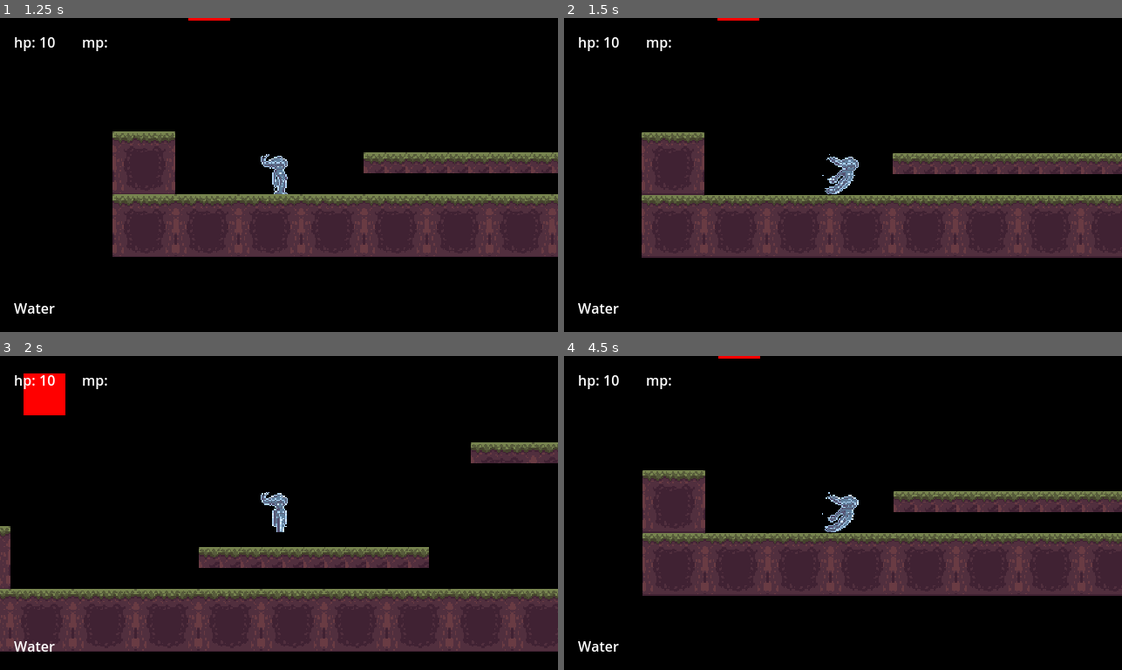
Above: before the commit, frames 1-4 (two rows, left to right).
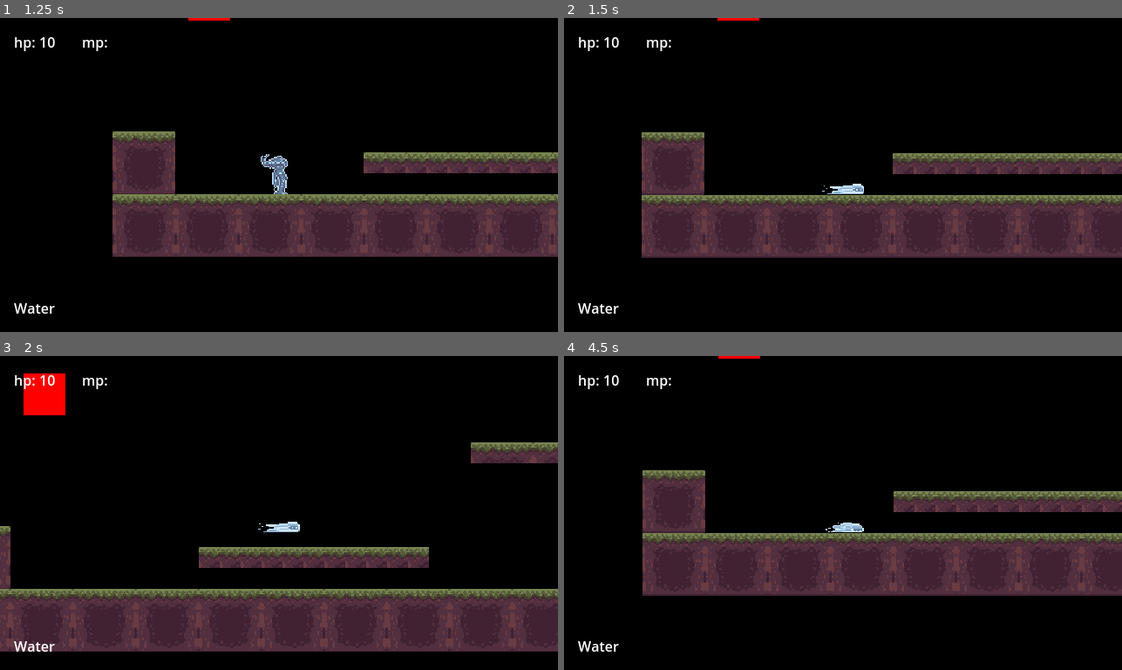
Above: after the commit, the same moments.

Repository: Enweave/pj16
Game: Godot game, scene res://Levels/System/main_menu_level.tscn
Two runs of this game, one before a commit and one after it. Both use one fixed random seed, a clock stepped at 60 frames per second and the inputs below.
Inputs (mouse positions are in pixels of both pictures, inside the frame that each line leads up to):
- Up to frame 1 (1.25 s): click "Start game" at 0.5 s
- Up to frame 2 (1.5 s): tap Enter at 1.25 s; move the mouse to (965, 159) at 1.27 s; hold D (input_MoveRight) from 1.28 s (still down); tap J (input_Fire) at 1.35 s; click (965, 159) at 1.42 s
- Up to frame 3 (2 s): keep holding D (input_MoveRight); tap Space (input_Jump) at 1.52 s
- Up to frame 4 (4.5 s): release D (input_MoveRight) at 2 s; drag from (731, 528) to (848, 513) at 2.02 s; tap Space (input_Jump) at 2.75 s; move the mouse to (898, 443) at 2.77 s; hold A (input_MoveLeft) 2.78-3.5 s; tap Delete at 2.85 s; drag from (815, 575) to (675, 465) at 3.52 s; tap Enter at 4.25 s; move the mouse to (1010, 560) at 4.27 s; hold D (input_MoveRight) from 4.28 s (still down); tap V at 4.35 s

Frame 1 is identical in both runs. In frame 2, 0.5% of the frame differs, in the area x 46-54%, y 43-57%; in frame 3, 0.4%; in frame 4, 0.5%.

Commit message:
ability switch lock + water slide anim

Diff:
--- /dev/null
+++ b/Actors/Characters/Player/Abilities/ability_inventory.gd
@@ -0,0 +1,126 @@
+extends Node2D
+class_name AbilityInventory
+
+@export var fire_ability: FeatureBase = null
+@export var water_ability: FeatureBase = null
+@export var earth_ability: FeatureBase = null
+enum ElementCombinations {
+    FIRE,
+    WATER,
+    EARTH,
+    FIRE_WATER,
+    FIRE_EARTH,
+    WATER_EARTH,
+}
+signal CombinationUnlocked
+signal CombinationSwitched
+signal SwitchAllowChanged(arg: bool)
+var _switching_allowed: bool = true
+
+var _unlocked_combinations: Array = [
+ElementCombinations.EARTH,
+ElementCombinations.FIRE,
+ElementCombinations.WATER,
+ElementCombinations.FIRE_WATER,
+ElementCombinations.FIRE_EARTH,
+ElementCombinations.WATER_EARTH
+]
+
+var _current_combination: ElementCombinations = ElementCombinations.WATER
+var _current_ability: FeatureBase = null
+var _previous_element: Constants.Elements = Constants.Elements.Earth
+const SINGLE_ELEMENT: bool = true
+
+
+func get_current_ability() -> FeatureBase:
+    return _current_ability
+
+func set_switching_allowed(in_allowed: bool) -> void:
+    SwitchAllowChanged.emit(in_allowed)
+    _switching_allowed = in_allowed
+
+
+func unlock_combination(in_combination: ElementCombinations) -> void:
+    if _unlocked_combinations.find(in_combination) == -1:
+        _unlocked_combinations.append(in_combination)
+        CombinationUnlocked.emit()
+
+
+func _switch_ability(in_combination: ElementCombinations):
+    match in_combination:
+        ElementCombinations.FIRE:
+            _current_ability = fire_ability
+        ElementCombinations.WATER:
+            _current_ability = water_ability
+        ElementCombinations.EARTH:
+            _current_ability = earth_ability
+
+        # TODO: Implement combination abilities
+        ElementCombinations.FIRE_WATER:
+            _current_ability = water_ability
+        ElementCombinations.FIRE_EARTH:
+            _current_ability = earth_ability
+        ElementCombinations.WATER_EARTH:
+            _current_ability = earth_ability
+    CombinationSwitched.emit()
+
+
+func switch(in_element: Constants.Elements) -> bool:
+    if not _switching_allowed:
+        return false
+
+    if SINGLE_ELEMENT:
+        _previous_element = in_element
+        match in_element:
+            Constants.Elements.Fire:
+                _current_combination = ElementCombinations.FIRE
+            Constants.Elements.Water:
+                _current_combination = ElementCombinations.WATER
+            Constants.Elements.Earth:
+                _current_combination = ElementCombinations.EARTH
+        _switch_ability(_current_combination)
+        return true
+    var new_combination: ElementCombinations = _current_combination
+
+    if _previous_element == in_element:
+        match in_element:
+            Constants.Elements.Fire:
+                new_combination = ElementCombinations.FIRE
+            Constants.Elements.Water:
+                new_combination = ElementCombinations.WATER
+            Constants.Elements.Earth:
+                new_combination = ElementCombinations.EARTH
+
+    else:
+        match _previous_element:
+            Constants.Elements.Fire:
+                match in_element:
+                    Constants.Elements.Water:
+                        new_combination = ElementCombinations.FIRE_WATER
+                    Constants.Elements.Earth:
+                        new_combination = ElementCombinations.FIRE_EARTH
+            Constants.Elements.Water:
+                match in_element:
+                    Constants.Elements.Fire:
+                        new_combination = ElementCombinations.FIRE_WATER
+                    Constants.Elements.Earth:
+                        new_combination = ElementCombinations.WATER_EARTH
+            Constants.Elements.Earth:
+                match in_element:
+                    Constants.Elements.Fire:
+                        new_combination = ElementCombinations.FIRE_EARTH
+                    Constants.Elements.Water:
+                        new_combination = ElementCombinations.WATER_EARTH
+
+    if _unlocked_combinations.find(new_combination) != -1:
+        _previous_element = in_element
+        _current_combination = new_combination
+
+        _switch_ability(_current_combination)
+        return true
+    return false
+
+
+func set_combination(in_combination: ElementCombinations) -> void:
+    _current_combination = in_combination
+    _switch_ability(_current_combination)
--- /dev/null
+++ b/Actors/Characters/Player/Abilities/ability_inventory.tscn
@@ -0,0 +1,6 @@
+[gd_scene load_steps=2 format=3 uid="uid://biy5nchgtsjbj"]
+
+[ext_resource type="Script" path="res://Actors/Characters/Player/Abilities/ability_inventory.gd" id="1_6y2gl"]
+
+[node name="AbilityInventory" type="Node2D"]
+script = ExtResource("1_6y2gl")
--- a/Actors/Characters/Player/Abilities/water_ability.gd
+++ b/Actors/Characters/Player/Abilities/water_ability.gd
@@ -11,7 +11,8 @@
 			0.01,
 			1.5,
 			0,
-			false)
+			false,
+			"water_slide")
 
 		self.Activation.connect(_on_water_activation)
 		self.CooldownPassed.connect(_on_water_cooldown_passed)
--- a/Actors/Characters/Player/ability_inventory.gd
+++ /dev/null
@@ -1,89 +0,0 @@
-extends Node
-
-class_name AbilityInventory
-
-enum ElementCombinations {
-	FIRE,
-	WATER,
-	EARTH,
-	FIRE_WATER,
-	FIRE_EARTH,
-	WATER_EARTH,
-}
-
-signal CombinationUnlocked
-signal CombinationSwitched
-
-var _switching_allowed: bool = true
-var _unlocked_combinations: Array = [
-	ElementCombinations.EARTH,
-	ElementCombinations.FIRE,
-	ElementCombinations.WATER,
-	ElementCombinations.FIRE_WATER,
-	ElementCombinations.FIRE_EARTH,
-	ElementCombinations.WATER_EARTH
-]
-var _current_combination: ElementCombinations = ElementCombinations.WATER
-var _previous_element: Constants.Elements = Constants.Elements.Earth
-
-const SINGLE_ELEMENT: bool = true
-
-func unlock_combination(in_combination: ElementCombinations) -> void:
-	if _unlocked_combinations.find(in_combination) == -1:
-		_unlocked_combinations.append(in_combination)
-		CombinationUnlocked.emit()
-
-func switch(in_element: Constants.Elements) -> bool:
-	if not _switching_allowed:
-		return false
-
-	if SINGLE_ELEMENT:
-		_previous_element = in_element
-		match in_element:
-			Constants.Elements.Fire:
-				_current_combination = ElementCombinations.FIRE
-			Constants.Elements.Water:
-				_current_combination = ElementCombinations.WATER
-			Constants.Elements.Earth:
-				_current_combination = ElementCombinations.EARTH
-		CombinationSwitched.emit()
-		return true
-	var new_combination: ElementCombinations = _current_combination
-
-	if _previous_element == in_element:
-		match in_element:
-			Constants.Elements.Fire:
-				new_combination = ElementCombinations.FIRE
-			Constants.Elements.Water:
-				new_combination = ElementCombinations.WATER
-			Constants.Elements.Earth:
-				new_combination = ElementCombinations.EARTH
-
-	else:
-		match _previous_element:
-			Constants.Elements.Fire:
-				match in_element:
-					Constants.Elements.Water:
-						new_combination = ElementCombinations.FIRE_WATER
-					Constants.Elements.Earth:
-						new_combination = ElementCombinations.FIRE_EARTH
-			Constants.Elements.Water:
-				match in_element:
-					Constants.Elements.Fire:
-						new_combination = ElementCombinations.FIRE_WATER
-					Constants.Elements.Earth:
-						new_combination = ElementCombinations.WATER_EARTH
-			Constants.Elements.Earth:
-				match in_element:
-					Constants.Elements.Fire:
-						new_combination = ElementCombinations.FIRE_EARTH
-					Constants.Elements.Water:
-						new_combination = ElementCombinations.WATER_EARTH
-
-	if _unlocked_combinations.find(new_combination) != -1:
-		_previous_element = in_element
-		_current_combination = new_combination
-
-		CombinationSwitched.emit()
-		return true
-	return false
--- a/Actors/Characters/Player/player_character.gd
+++ b/Actors/Characters/Player/player_character.gd
@@ -3,8 +3,6 @@
 class_name PlayerCharacter
 
 @onready var wall_jump_sensor: WallJumpSensor = %WallJumpSensor
-@export var current_ability: FeatureBase = null
-
 
 @onready var default_collision: CollisionShape2D = %DefaultCollision
 @onready var blob_collision: CollisionShape2D = %BlobCollision
@@ -19,31 +17,42 @@
     default_collision.disabled = in_toggle
 
 
-var ability_inventory: AbilityInventory = null
+@onready var ability_inventory: AbilityInventory = %AbilityInventory
 var using_ability: bool = false
 
 func activate_current_feature() -> bool:
-    if current_ability != null:
+    if ability_inventory != null:
+        var current_ability: FeatureBase = ability_inventory.get_current_ability()
+        if current_ability == null:
+            return false
         current_ability.set_target(get_latent_control_direction())
         return current_ability.activate()
     return false
 
 func deactivate_current_feature() -> void:
+    var current_ability: FeatureBase = ability_inventory.get_current_ability()
     if current_ability != null:
         current_ability.deactivate()
 
 func _ready() -> void:
     super._ready()
     toggle_blob(false)
-    ability_inventory = AbilityInventory.new()
-    await call_deferred("add_child", ability_inventory)
+
+    if ability_inventory != null:
+        ability_inventory.SwitchAllowChanged.connect(_on_switch_allow_changed)
+        ability_inventory.set_combination(AbilityInventory.ElementCombinations.WATER)
 
     FlowControllerAutoload.set_player_character(self)
     health_component.OnDeath.connect(_on_death)
 
+
+func _on_switch_allow_changed(in_allowed: bool):
+    using_ability = !in_allowed
+
 func switch_combination(in_element: Constants.Elements) -> void:
     if ability_inventory != null:
         ability_inventory.switch(in_element)
+
 
 func _on_death() -> void:
     FlowControllerAutoload.game_over()
--- a/Actors/Characters/Player/player_character.tscn
+++ b/Actors/Characters/Player/player_character.tscn
@@ -1,7 +1,8 @@
-[gd_scene load_steps=7 format=3 uid="uid://cax7o3s63lcar"]
+[gd_scene load_steps=8 format=3 uid="uid://cax7o3s63lcar"]
 
 [ext_resource type="Script" path="res://Actors/Characters/Player/player_character.gd" id="1_dacai"]
 [ext_resource type="PackedScene" uid="uid://dgwglquecixj4" path="res://Actors/Characters/Player/wall_jump_sensor.tscn" id="2_bvw8n"]
+[ext_resource type="PackedScene" uid="uid://biy5nchgtsjbj" path="res://Actors/Characters/Player/Abilities/ability_inventory.tscn" id="4_1gl6b"]
 [ext_resource type="PackedScene" uid="uid://dgvyh152pr2ud" path="res://Actors/Characters/Player/Abilities/water_ability.tscn" id="4_p3mr2"]
 [ext_resource type="PackedScene" uid="uid://4nr3q87a1ite" path="res://Actors/Characters/Player/player_sprite.tscn" id="4_sm5dh"]
 
@@ -11,9 +12,8 @@
 [sub_resource type="CircleShape2D" id="CircleShape2D_14qkm"]
 radius = 7.0
 
-[node name="Player" type="CharacterBody2D" node_paths=PackedStringArray("current_ability")]
+[node name="Player" type="CharacterBody2D"]
 script = ExtResource("1_dacai")
-current_ability = NodePath("Abilities/WaterAbility")
 JUMP_FORCE = 325.0
 
 [node name="DefaultCollision" type="CollisionShape2D" parent="."]
@@ -42,6 +42,10 @@
 unique_name_in_owner = true
 position = Vector2(0, -1)
 
-[node name="Abilities" type="Node2D" parent="."]
+[node name="AbilityInventory" parent="." node_paths=PackedStringArray("fire_ability", "water_ability", "earth_ability") instance=ExtResource("4_1gl6b")]
+unique_name_in_owner = true
+fire_ability = NodePath("WaterAbility")
+water_ability = NodePath("WaterAbility")
+earth_ability = NodePath("WaterAbility")
 
-[node name="WaterAbility" parent="Abilities" instance=ExtResource("4_p3mr2")]
+[node name="WaterAbility" parent="AbilityInventory" instance=ExtResource("4_p3mr2")]
--- a/Actors/Characters/Player/player_sprite.gd
+++ b/Actors/Characters/Player/player_sprite.gd
@@ -8,110 +8,113 @@
 var _prev_state_string: String = ""
 var _current_state_string: String = ""
 var _current_action: AnimationStateKeys = AnimationStateKeys.IDLE
-
 enum AnimationStateKeys {
-	IDLE,
-	WALK,
-	JUMP,
-	ACTION
+    IDLE,
+    WALK,
+    JUMP,
+    ACTION
 }
-
 const ANIMATION_ACTION_PARAM_NAMES: Dictionary = {
-	AnimationStateKeys.IDLE: "idle",
-	AnimationStateKeys.WALK: "walk",
-	AnimationStateKeys.JUMP: "jump",
-	AnimationStateKeys.ACTION: "action"
+    AnimationStateKeys.IDLE: "idle",
+    AnimationStateKeys.WALK: "walk",
+    AnimationStateKeys.JUMP: "jump",
+    AnimationStateKeys.ACTION: "action"
 }
-
 const COMBINATION_BODY_HEAD_MAP: Dictionary = {
-	AbilityInventory.ElementCombinations.FIRE: {
-		"body": "fire",
-		"head": "fire"
-	},
-	AbilityInventory.ElementCombinations.WATER: {
-		"body": "water",
-		"head": "water"
-	},
-	AbilityInventory.ElementCombinations.EARTH: {
-		"body": "earth",
-		"head": "earth"
-	},
-	AbilityInventory.ElementCombinations.FIRE_WATER: {
-		"body": "fire",
-		"head": "water"
-	},
-	AbilityInventory.ElementCombinations.FIRE_EARTH: {
-		"body": "fire",
-		"head": "earth"
-	},
-	AbilityInventory.ElementCombinations.WATER_EARTH: {
-		"body": "water",
-		"head": "earth"
-	}
+    AbilityInventory.ElementCombinations.FIRE: {
+        "body": "fire",
+        "head": "fire"
+    },
+    AbilityInventory.ElementCombinations.WATER: {
+        "body": "water",
+        "head": "water"
+    },
+    AbilityInventory.ElementCombinations.EARTH: {
+        "body": "earth",
+        "head": "earth"
+    },
+    AbilityInventory.ElementCombinations.FIRE_WATER: {
+        "body": "fire",
+        "head": "water"
+    },
+    AbilityInventory.ElementCombinations.FIRE_EARTH: {
+        "body": "fire",
+        "head": "earth"
+    },
+    AbilityInventory.ElementCombinations.WATER_EARTH: {
+        "body": "water",
+        "head": "earth"
+    }
 }
 
 
 func _ready() -> void:
-	if owner != null and owner is PlayerCharacter:
-		player_character = owner
+    if owner != null and owner is PlayerCharacter:
+        player_character = owner
 
 
 func _update_body_sprite() -> void:
-	if _current_action == AnimationStateKeys.ACTION:
-		return
-	else:
-		body_sprite.play(
-			"%s_%s" % [
-				COMBINATION_BODY_HEAD_MAP[player_character.ability_inventory._current_combination]["body"],
-				ANIMATION_ACTION_PARAM_NAMES[_current_action]
-			]
-		)
+    if _current_action == AnimationStateKeys.ACTION:
+        var current_ability: FeatureBase = player_character.ability_inventory.get_current_ability()
+        if current_ability != null:
+            if current_ability.get_animation_string_name() != "":
+                body_sprite.play(current_ability.get_animation_string_name())
+        return
+    else:
+        body_sprite.play(
+            "%s_%s" % [
+            COMBINATION_BODY_HEAD_MAP[player_character.ability_inventory._current_combination]["body"],
+            ANIMATION_ACTION_PARAM_NAMES[_current_action]
+            ]
+        )
+
 
 func _update_head_sprite() -> void:
-	if _current_action == AnimationStateKeys.ACTION:
-		head_sprite.visible = false
-		return
-	else:
-		head_sprite.visible = true
-	head_sprite.play(
-		"%s_%s" % [
-			COMBINATION_BODY_HEAD_MAP[player_character.ability_inventory._current_combination]["head"],
-			ANIMATION_ACTION_PARAM_NAMES[_current_action]
-		]
-	)
+    if _current_action == AnimationStateKeys.ACTION:
+        head_sprite.visible = false
+        return
+    else:
+        head_sprite.visible = true
+    head_sprite.play(
+        "%s_%s" % [
+        COMBINATION_BODY_HEAD_MAP[player_character.ability_inventory._current_combination]["head"],
+        ANIMATION_ACTION_PARAM_NAMES[_current_action]
+        ]
+    )
 
 
 func _on_state_changed() -> void:
-	_update_head_sprite()
-	_update_body_sprite()
-
+    _update_head_sprite()
+    _update_body_sprite()
 
 
 func _calc_action_state() -> AnimationStateKeys:
-	if player_character.using_ability:
-		return AnimationStateKeys.ACTION
-	if player_character.is_on_floor():
-		if player_character.get_control_direction().x != 0:
-			return AnimationStateKeys.WALK
-	else:
-		return AnimationStateKeys.JUMP
-	return AnimationStateKeys.IDLE
+    if player_character.using_ability:
+        return AnimationStateKeys.ACTION
+    if player_character.is_on_floor():
+        if player_character.get_control_direction().x != 0:
+            return AnimationStateKeys.WALK
+    else:
+        return AnimationStateKeys.JUMP
+    return AnimationStateKeys.IDLE
+
 
 func _make_state_string() -> String:
-	var state_string: String = "%s_%s"  % [
-	_current_action,
-	player_character.ability_inventory._current_combination
-	]
-	return state_string
+    var state_string: String = "%s_%s"  % [
+    _current_action,
+    player_character.ability_inventory._current_combination
+    ]
+    return state_string
+
 
 func _process(_delta: float) -> void:
-	if player_character != null:
-		var flip: bool = player_character.get_latent_control_direction().x < 0
-		body_sprite.flip_h = flip
-		head_sprite.flip_h = flip
+    if player_character != null:
+        var flip: bool = player_character.get_latent_control_direction().x < 0
+        body_sprite.flip_h = flip
+        head_sprite.flip_h = flip
 
-	_current_action = _calc_action_state()
-	_current_state_string = _make_state_string()
-	if _current_state_string != _prev_state_string:
-		_prev_state_string = _current_state_string
-		_on_state_changed()
+    _current_action = _calc_action_state()
+    _current_state_string = _make_state_string()
+    if _current_state_string != _prev_state_string:
+        _prev_state_string = _current_state_string
+        _on_state_changed()
--- a/Actors/Characters/Player/player_sprite.tscn
+++ b/Actors/Characters/Player/player_sprite.tscn
@@ -741,10 +741,8 @@
 [node name="SpriteBody" type="AnimatedSprite2D" parent="."]
 unique_name_in_owner = true
 sprite_frames = SubResource("SpriteFrames_lkag6")
-animation = &"earth_jump"
+animation = &"water_slide"
 autoplay = "earth_idle"
-frame = 2
-frame_progress = 1.0
 
 [node name="SpriteHead" type="AnimatedSprite2D" parent="."]
 unique_name_in_owner = true
--- a/Common/Framework/feature_base.gd
+++ b/Common/Framework/feature_base.gd
@@ -11,17 +11,26 @@
 var _active: bool          = false
 var _trigger_down: bool    = false
 var _locked: bool          = false
+var _animation_string_name: String = ""
+
+
 signal Windup
 signal Activation
 signal CooldownPassed
+
 
 var _target_direction: Vector2 = Vector2.ZERO
 var _target_position: Vector2  = Vector2.ZERO
 var _target_object: Node2D     = null
 
+var ability_inventory: AbilityInventory = null
 
 func _ready():
-	pass
+	var parent: Node = get_parent()
+	print("FeatureBase: _ready", owner, parent)
+
+	if parent != null and parent is AbilityInventory:
+		ability_inventory = parent
 
 
 func set_target(in_direction: Vector2 = Vector2.ZERO, in_position: Vector2 = Vector2.ZERO, in_object: Node2D = null) -> void:
@@ -48,6 +57,8 @@
 
 func lock() -> void:
 	_locked = true
+	if ability_inventory != null:
+		ability_inventory.set_switching_allowed(false)
 
 func unlock(in_emit: bool = true) -> void:
 	_locked = false
@@ -56,6 +67,8 @@
 			CooldownPassed.emit()
 		_active = false
 		_trigger_down = false
+		if ability_inventory != null:
+			ability_inventory.set_switching_allowed(true)
 
 func deactivate() -> void:
 	_trigger_down = false
@@ -67,8 +80,10 @@
 	_wind_up_timer.stop()
 	_cooldown_timer.stop()
 
+func get_animation_string_name() -> String:
+	return _animation_string_name
 
-func initialize(in_wind_up_time: float, in_cooldown_time: float, in_cost: float, in_auto_reactivate: bool) -> void:
+func initialize(in_wind_up_time: float, in_cooldown_time: float, in_cost: float, in_auto_reactivate: bool, in_animation_string_name: String = "") -> void:
 	if _initialized:
 		return
 	_initialized = true
@@ -92,13 +107,16 @@
 
 	_cost = in_cost
 	_auto_reactivate = in_auto_reactivate
+
+	_animation_string_name = in_animation_string_name
+
 	await get_tree().create_timer(in_wind_up_time).timeout
 
 	await call_deferred("add_child", _wind_up_timer)
 	await call_deferred("add_child", _cooldown_timer)
 
 
-func update_params(in_wind_up_time: float, in_cooldown_time: float, in_cost: float, in_auto_reactivate: bool) -> void:
+func update_params(in_wind_up_time: float, in_cooldown_time: float, in_cost: float, in_auto_reactivate: bool, in_animation_string_name: String = "") -> void:
 	_wind_up_time = in_wind_up_time
 	if in_wind_up_time > 0:
 		_wind_up_timer.wait_time = in_wind_up_time
@@ -109,12 +127,18 @@
 	_cost = in_cost
 	_auto_reactivate = in_auto_reactivate
 
+	_animation_string_name = in_animation_string_name
+
 	if _initialized:
 		_wind_up_timer.wait_time = in_wind_up_time
 		_cooldown_timer.wait_time = in_cooldown_time
 
 
 func _activate() -> void:
+	print("FeatureBase: _activate")
+	if ability_inventory != null:
+		ability_inventory.set_switching_allowed(false)
+
 	if !_active:
 		return
 	if _wind_up_time > 0:
@@ -142,5 +166,7 @@
 	if _auto_reactivate and _trigger_down:
 		_activate()
 	else:
+		if ability_inventory != null:
+			ability_inventory.set_switching_allowed(true)
 		_active = false
 		_trigger_down = false
